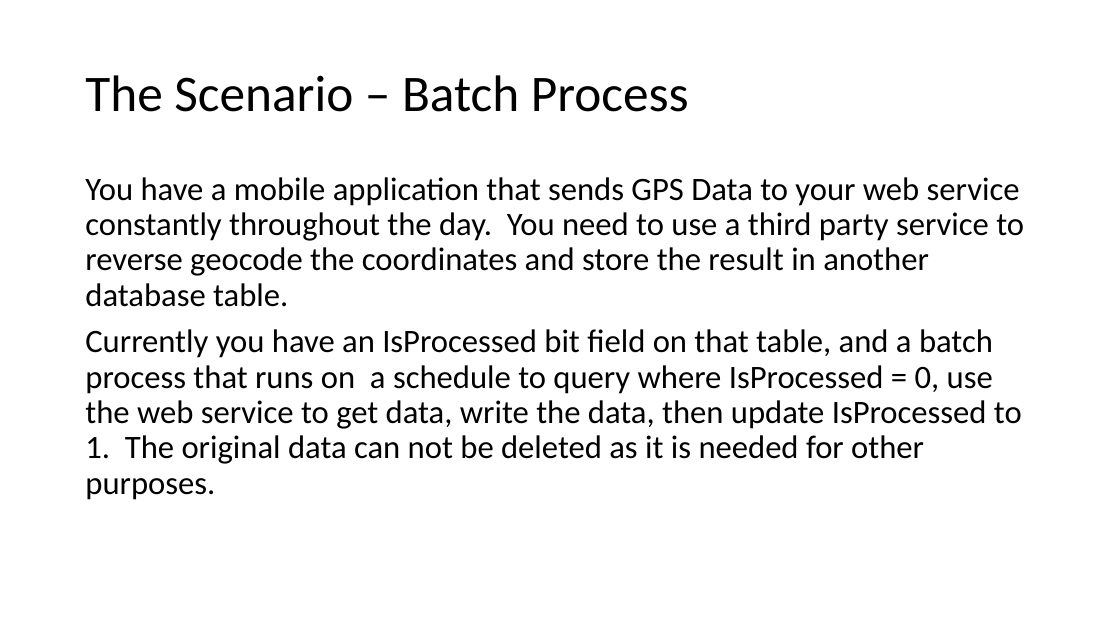
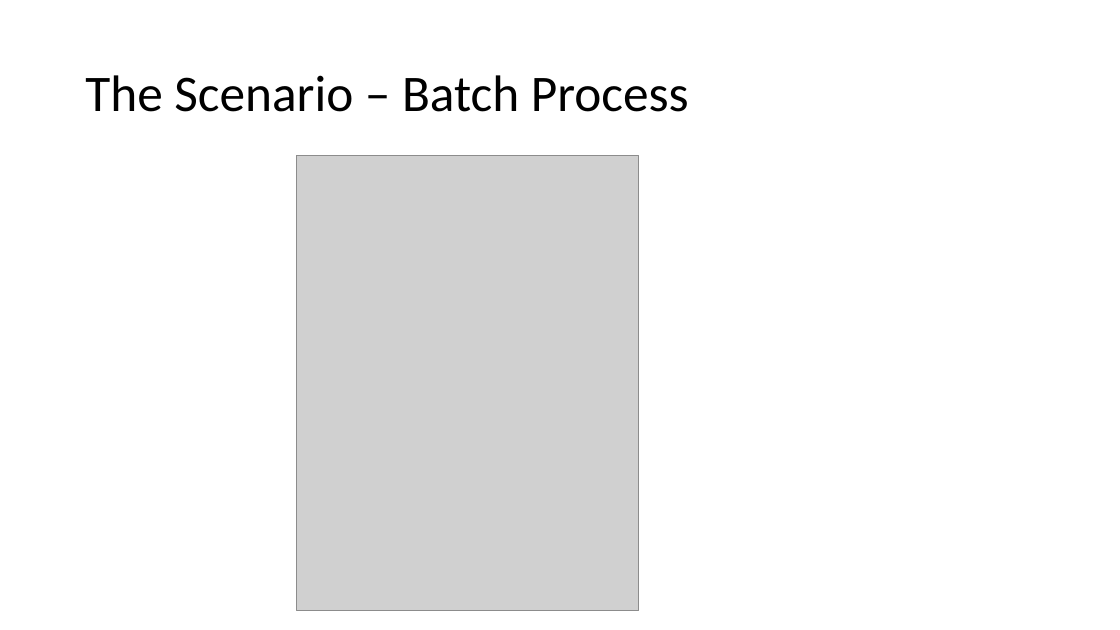
Before and after one commit to zaudtke/MessageQueuePresentation, a slide deck: slide 22 of slides/MessageQueuesPresentation.pptx. Drawn at 1120x630 pixels with LibreOffice and Linux fonts; fonts in the diff are those of the drawing; grey boxes stand for pictures. Boxes give left, top, right and bottom in pixels: in the first picture for what was removed or moved away, otherwise in the second. Text is boxed around its words. In the diff, an @@ line names an element or a change of style, - is before the commit and + after.

```diff
--- a/slides/MessageQueuesPresentation.pptx
+++ b/slides/MessageQueuesPresentation.pptx
@@ text removed at [85,177,1024,500] @@
-You have a mobile application that sends GPS Data to your web service constantly throughout the day. You need to use a third party service to reverse geocode the coordinates and store the result in another database table.
-Currently you have an IsProcessed bit field on that table, and a batch process that runs on a schedule to query where IsProcessed = 0, use the web service to get data, write the data, then update IsProcessed to 1. The original data can not be deleted as it is needed for other purposes.
@@ picture added at [297,155,639,611] @@
```
Also in this commit, not shown: 7 other slides changed, 3 slides added, 4 slides removed.
